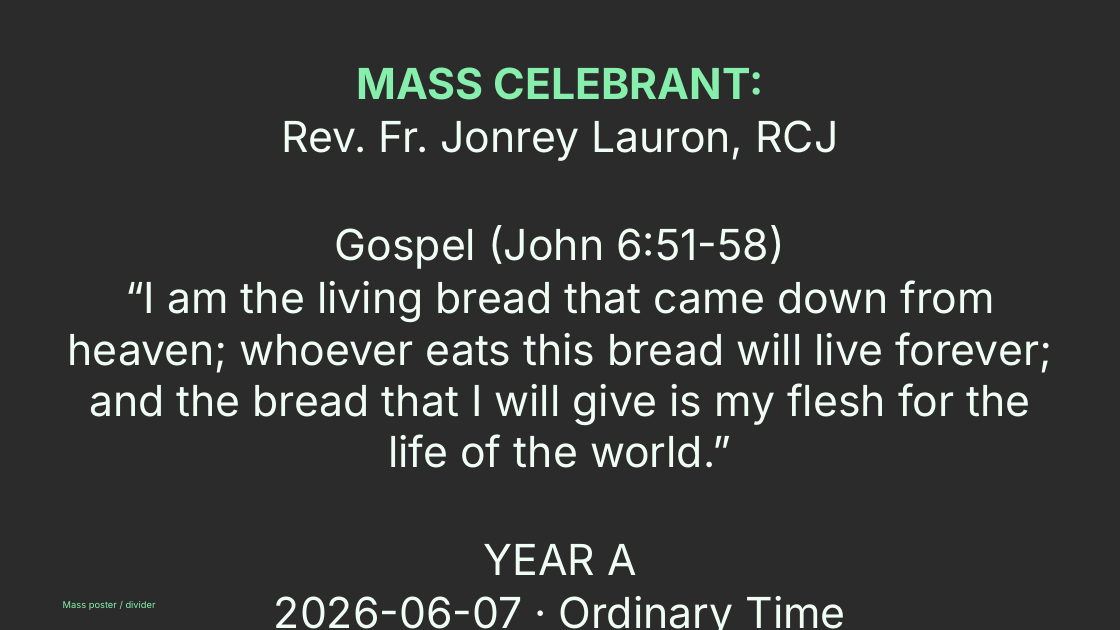
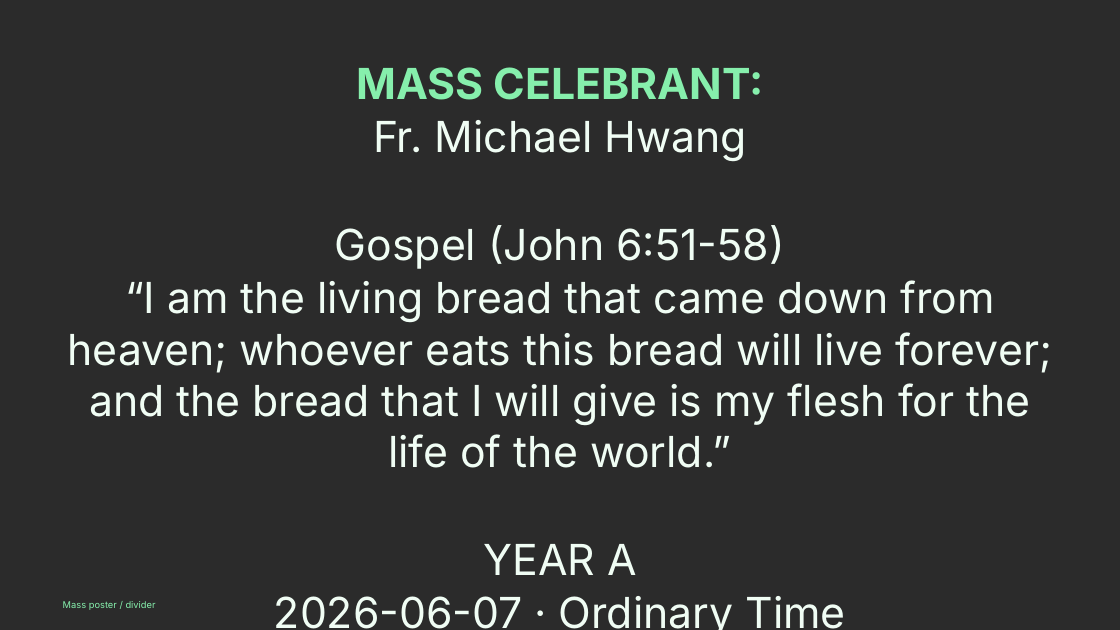
Before and after one commit to divinogabriel9/verbum, a slide deck: slide 87 of outputs/GFCC7Jun2026_OrdinaryTime.pptx (slide 89 before the commit). Drawn at 1120x630 pixels with LibreOffice and Linux fonts; fonts in the diff are those of the drawing; background and template pictures are left out; a plain dark background stands for a picture behind light text. Boxes give left, top, right and bottom in pixels: in the first picture for what was removed or moved away, otherwise in the second. Text is boxed around its words. In the diff, an @@ line names an element or a change of style, - is before the commit and + after.

```diff
--- a/outputs/GFCC7Jun2026_OrdinaryTime.pptx
+++ b/outputs/GFCC7Jun2026_OrdinaryTime.pptx
@@ text at (373, 120, 747, 162): text changed @@
-Rev. Fr. Jonrey Lauron, RCJ
+Fr. Michael Hwang
```
Also in this commit, not shown: 9 other slides changed, 2 slides removed, 9 other files.
